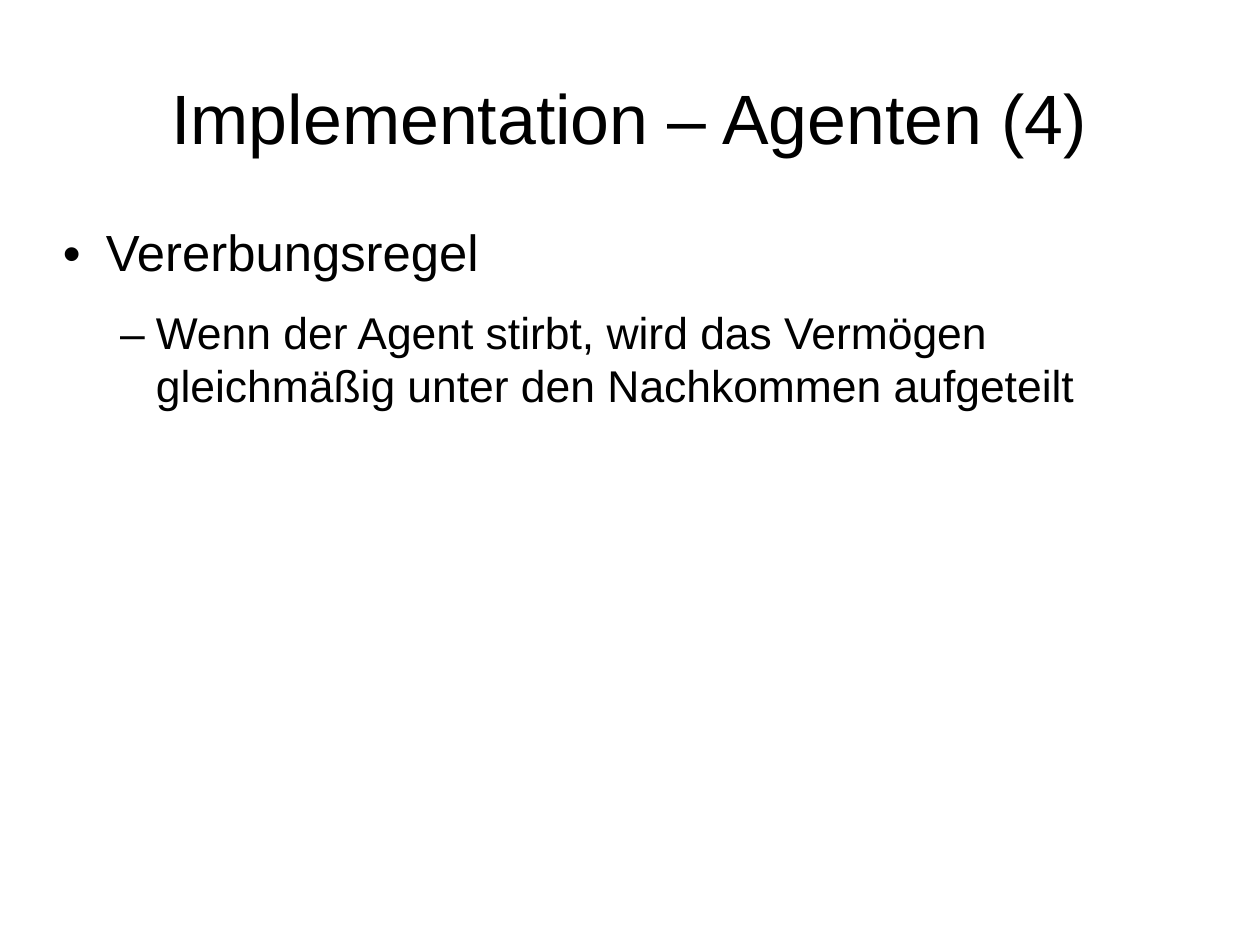
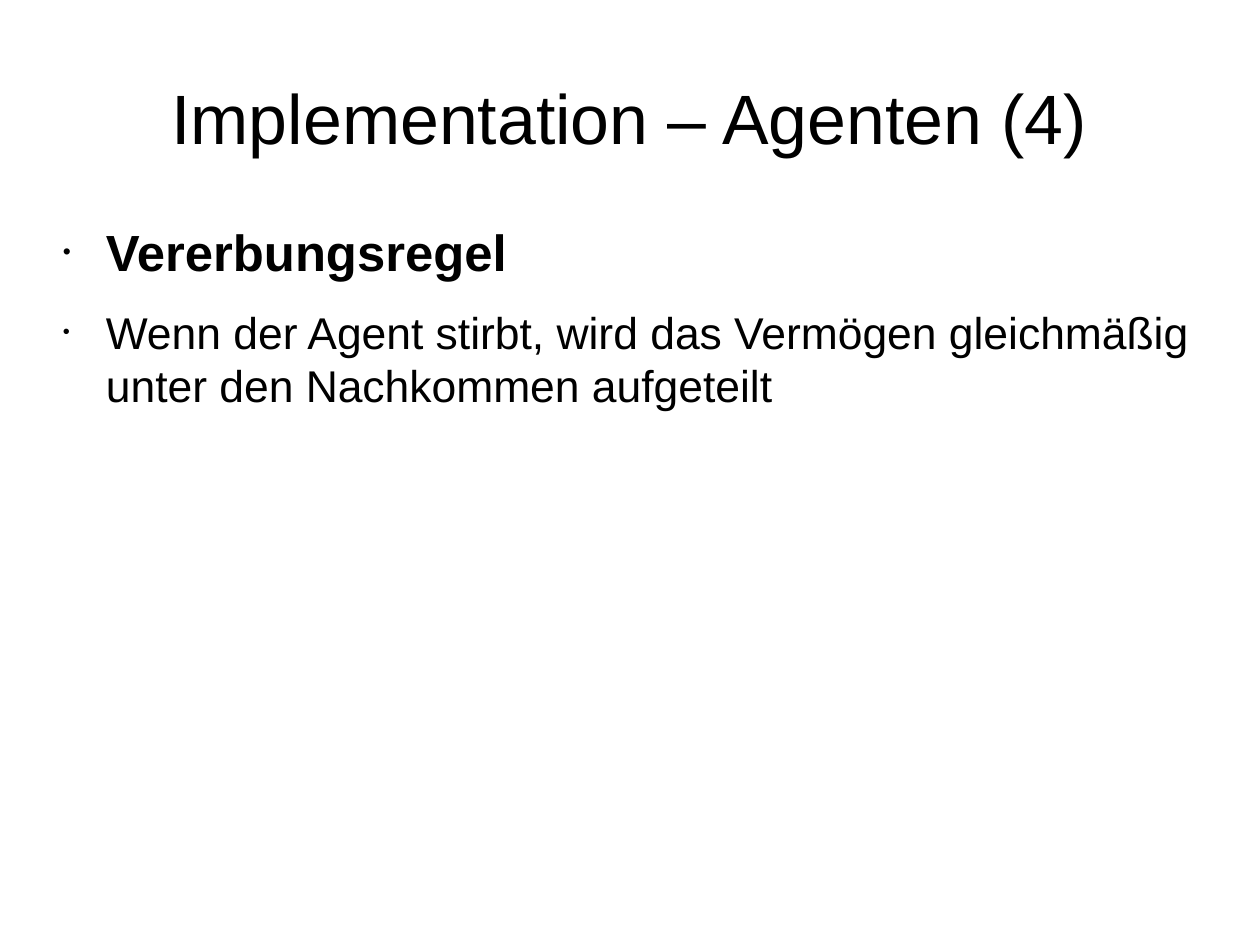
Before and after one commit to wsmirnow/Sugarscape, a slide deck: slide 9 of Presentation/Presentation.odp. Drawn at 1260x945 pixels with LibreOffice and Linux fonts; fonts in the diff are those of the drawing. Boxes give left, top, right and bottom in pixels: in the first picture for what was removed or moved away, otherwise in the second. Text is boxed around its words. In the diff, an @@ line names an element or a change of style, - is before the commit and + after.

```diff
--- a/Presentation/Presentation.odp
+++ b/Presentation/Presentation.odp
@@ text at bbox=[106, 234, 1188, 411]: text changed @@
-• Vererbungsregel
-– Wenn der Agent stirbt, wird das Vermögen gleichmäßig unter den Nachkommen aufgeteilt
+• Vererbungsregel
+  • Wenn der Agent stirbt, wird das Vermögen gleichmäßig unter den Nachkommen aufgeteilt
```
Also in this commit, not shown: 8 other slides changed, 1 other file.
